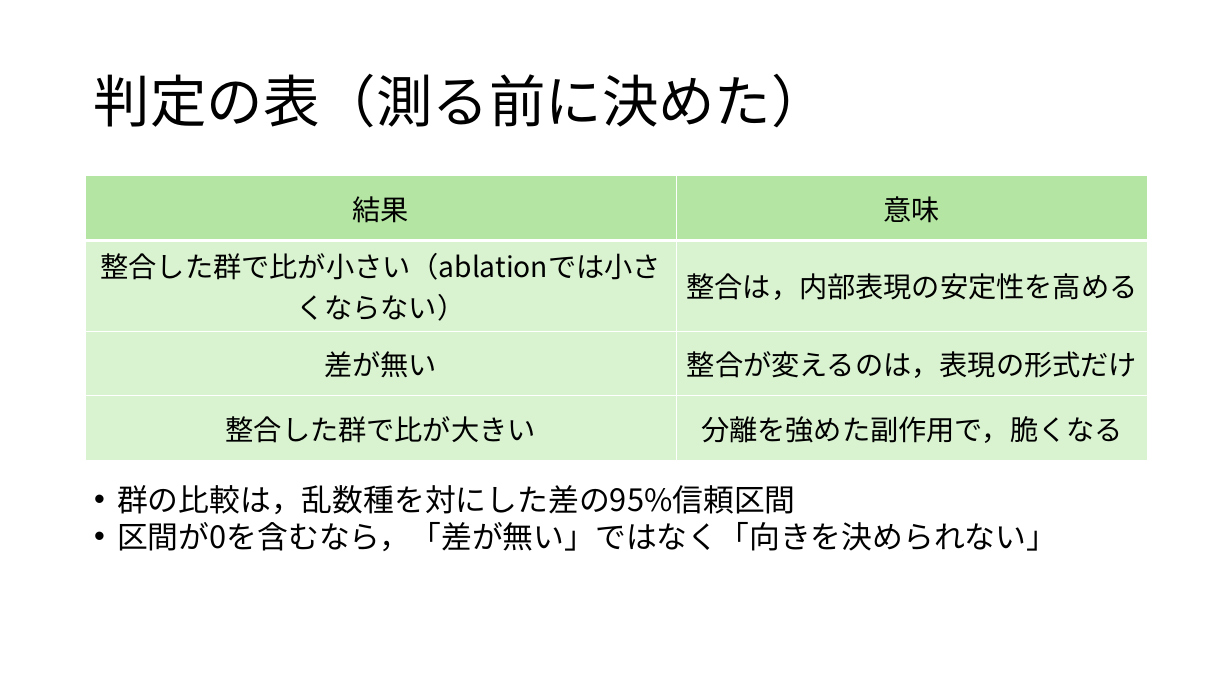
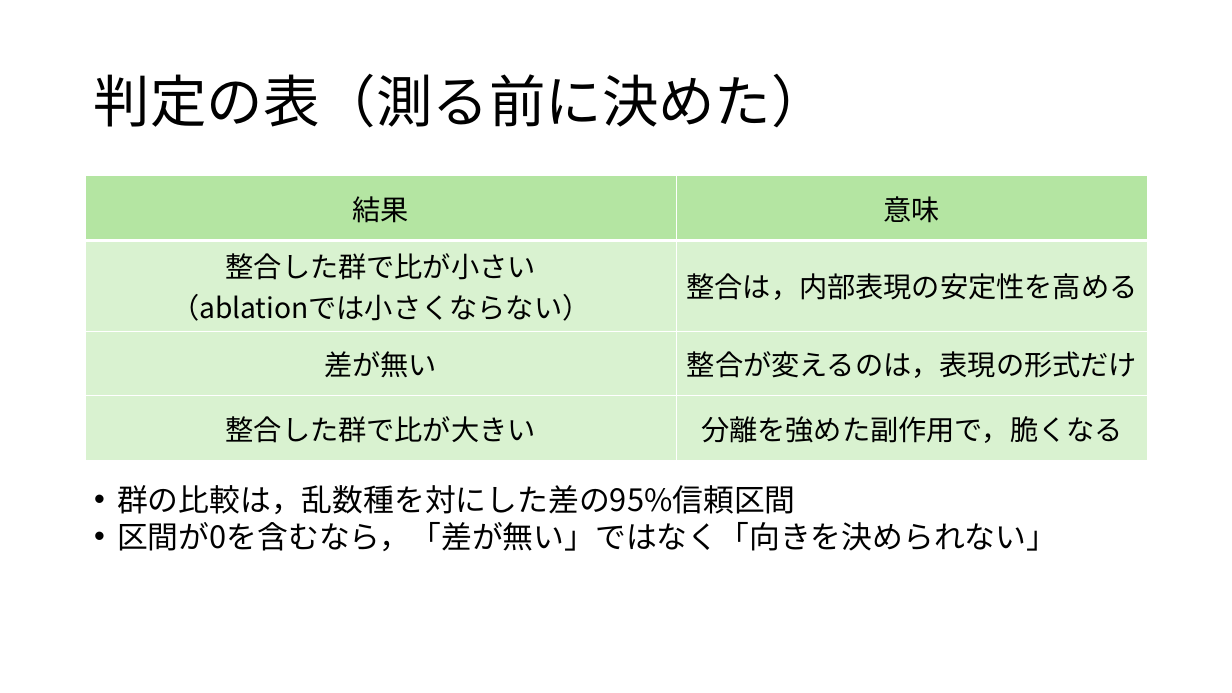
Before and after one commit to tomoking2004/cotar, a slide deck: slide 8 of presentations/20261030_進捗報告.pptx. Drawn at 1232x693 pixels with LibreOffice and Linux fonts; fonts in the diff are those of the drawing. Boxes give left, top, right and bottom in pixels: in the first picture for what was removed or moved away, otherwise in the second. Text is boxed around its words. In the diff, an @@ line names an element or a change of style, - is before the commit and + after.

```diff
--- a/presentations/20261030_進捗報告.pptx
+++ b/presentations/20261030_進捗報告.pptx
@@ table at (85,176,1148,447) @@
-row 2, column 1: 整合した群で比が小さい（ablationでは小さくならない）
+row 2, column 1: 整合した群で比が小さい （ablationでは小さくならない）
```
Also in this commit, not shown: 5 other slides changed, 1 other file.
